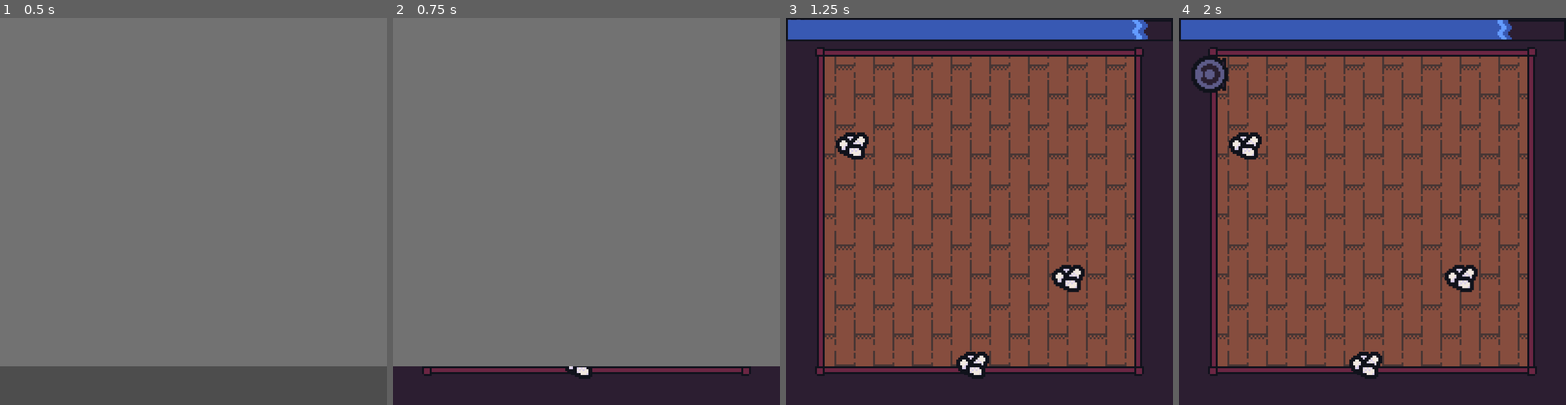
Above: before the commit, frames 1-4 (left to right).
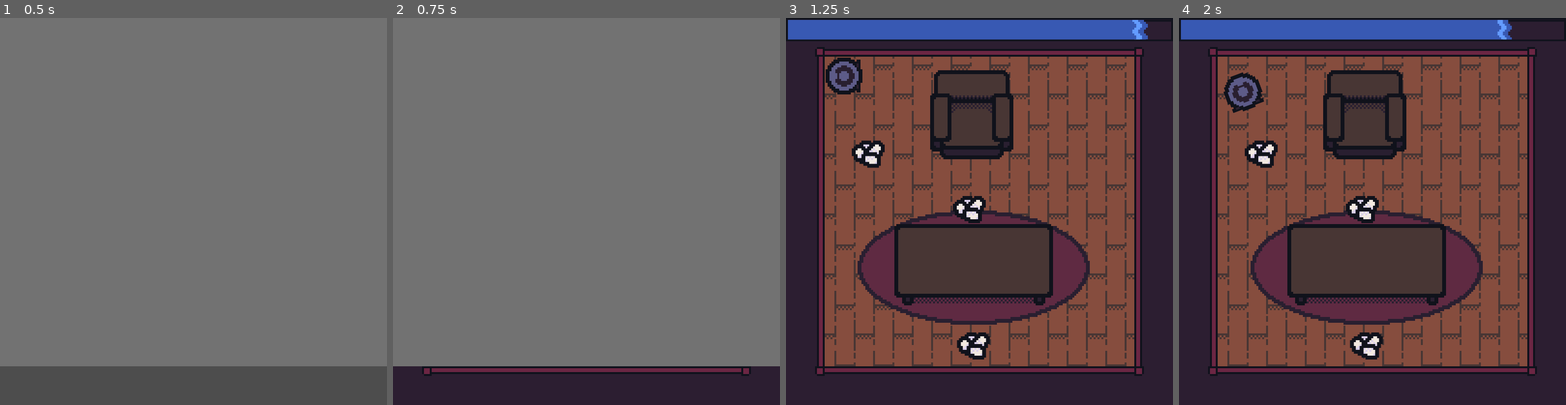
Above: after the commit, the same moments.

Repository: Loaf0/StocktonGameJam2025-2
Game: Godot game, scene res://gameplay/coreGameplay/Main.tscn
Same seed, same stepped clock (60 frames per second), same inputs: the game is played once before the commit and once after it. Sound files missing from this copy of the repository are replaced by a short silence.
Inputs (mouse positions are in pixels of both pictures, inside the frame that each line leads up to):
- Up to frame 1 (0.5 s): no input
- Up to frame 2 (0.75 s): move the mouse to (671, 192) at 0.52 s; press the mouse at (671, 192) at 0.53 s
- Up to frame 3 (1.25 s): no input
- Up to frame 4 (2 s): move the mouse to (1295, 230) at 1.27 s; release the mouse at (1295, 230) at 1.28 s; click (1295, 230) at 1.35 s

Frame 1 is identical in both runs. In frame 2, 0.1% of the frame differs, in the area x 44-52%, y 90-94%; in frame 3, 19%; in frame 4, 20%, in the area x 3-79%, y 9-94%.

Commit message:
updated roomba

Diff:
--- a/gameplay/minigames/email_typer.gd
+++ b/gameplay/minigames/email_typer.gd
@@ -39,7 +39,7 @@
 
 func start():
 	playing = true
-	num_letters_to_type = 2 + (2 * difficulty)
+	num_letters_to_type = 4 + (2 * difficulty)
 	label_email.bbcode_enabled = true
 	randomize()
 	var email : String = emails[randi() % emails.size()]
--- a/gameplay/minigames/oven.gd
+++ b/gameplay/minigames/oven.gd
@@ -30,7 +30,7 @@
 @onready var container_width : float = $CanvasLayer/ButtonContainer.size.x
 
 var times := [0.0, 1.5, 3.2]
-var bounce_speed := [1.2, 1.0, 1.5]
+var bounce_speed := [1.2, 1.0, .8]
 var active := [true, true, true]
 var perfect_ranges: Array = []
 
@@ -61,6 +61,7 @@
 	_setup_buttons()
 	timer.start(settings["time_limit"])
 	timer.time_up.connect(_on_time_up)
+	speed = 1 + ((speed - 1) / 3)
 
 
 func _fade_in_music():
--- a/gameplay/minigames/roomba.gd
+++ b/gameplay/minigames/roomba.gd
@@ -11,6 +11,10 @@
 
 @onready var roomba_sfx = preload("res://assets/minigames/Roomba/roomba.mp3")
 
+@onready var extra_boundry1 = $CanvasLayer/TableWithCarpet/StaticBody2D2/CollisionShape2D
+@onready var extra_boundry2 = $CanvasLayer/Lazyboy/StaticBody2D/CollisionShape2D
+
+
 var difficulty_settings = {
 	1: {"trash_count": 3, "time_limit": 10.0, "speed": 40.0},
 	2: {"trash_count": 4, "time_limit": 8.0, "speed": 55.0},
@@ -22,11 +26,16 @@
 var roomba_speed := 0.0
 var base_speed := 40.0
 var accelerating := false
-var bounds := Rect2(0, 0, 200, 200)
-var finished := false  # prevent double finish calls
+var turning := false
+var bounds := Rect2(30, 30, 140, 140)
+var finished := false
 
 const FADE_TIME = 1.0
-
+const PAUSE_AFTER_WALL = 0.1
+const TURN_SPEED = 6.0
+const TURN_DELAY = 0.2
+
+var obstacles: Array = []
 
 func start():
 	randomize()
@@ -36,15 +45,18 @@
 	base_speed = s["speed"]
 	accelerating = false
 
-	# Disconnect timer signal if already connected
 	if timer.is_connected("time_up", _on_time_up):
 		timer.disconnect("time_up", _on_time_up)
 	timer.time_up.connect(_on_time_up)
 
-	# Clean up any leftover trash from last round
 	for child in trash_container.get_children():
 		child.queue_free()
 
+	obstacles = [
+		_get_shape_rect(extra_boundry1),
+		_get_shape_rect(extra_boundry2)
+	]
+
 	_spawn_trash(s["trash_count"])
 	remaining_trash = s["trash_count"]
 
@@ -53,35 +65,43 @@
 
 
 func _spawn_trash(count: int):
-	for i in range(count):
+	var attempts = 0
+	while trash_container.get_child_count() < count and attempts < 500:
+		attempts += 1
+		var pos = Vector2(randf_range(bounds.position.x, bounds.end.x),
+						  randf_range(bounds.position.y, bounds.end.y))
+		var radius = 6.0
+		var valid = true
+
+		for rect in obstacles:
+			if rect.has_point(pos):
+				valid = false
+				break
+
+		if not valid:
+			continue
+
 		var t = Area2D.new()
 		var sprite = Sprite2D.new()
 		sprite.texture = preload("res://assets/minigames/Roomba/Trash.png")
 		var shape = CollisionShape2D.new()
 		shape.shape = CircleShape2D.new()
-		shape.shape.radius = 6
-
-		t.position = Vector2(randf_range(20, 180), randf_range(20, 180))
+		shape.shape.radius = radius
+
+		t.position = pos
 		t.add_child(sprite)
 		t.add_child(shape)
-
-		# Disconnect any old signal bindings before connecting
-		if t.is_connected("body_entered", _on_trash_collected):
-			t.disconnect("body_entered", _on_trash_collected)
 		t.body_entered.connect(_on_trash_collected.bind(t))
-
 		trash_container.add_child(t)
 
-
 func _input(event):
 	if finished:
 		return
 	if event is InputEventMouseButton and event.button_index == MOUSE_BUTTON_LEFT and event.pressed:
-		_spawn_wave(event.position)
-		roomba_target = event.position.clamp(bounds.position, bounds.end)
-		roomba_speed = base_speed
-		accelerating = true
-
+		var target = event.position.clamp(bounds.position, bounds.end)
+		_spawn_wave(target)
+		roomba_target = target
+		_redirect_to_target()
 
 func _spawn_wave(pos: Vector2):
 	var wave = Node2D.new()
@@ -106,16 +126,38 @@
 	tween.tween_property(mat, "shader_parameter/color:a", 0.0, 0.2)
 	tween.finished.connect(func(): wave.queue_free())
 
-
 func _process(delta):
 	if accelerating:
+		var old_pos = roomba.position
 		var dir = (roomba_target - roomba.position).normalized()
 		roomba.position += dir * roomba_speed * delta
 		roomba_speed += 40 * delta
+
+		var clamped = roomba.position.clamp(bounds.position, bounds.end)
+		if clamped != roomba.position:
+			roomba.position = clamped
+			await _pause_after_collision()
+			return
+
+		for rect in obstacles:
+			if rect.has_point(roomba.position):
+				roomba.position = old_pos
+				await _pause_after_collision()
+				return
+
 		if roomba.position.distance_to(roomba_target) < 4:
 			accelerating = false
-		roomba.position = roomba.position.clamp(bounds.position, bounds.end)
-
+
+
+func _pause_after_collision():
+	if finished:
+		return
+	accelerating = false
+	roomba_speed = 0.0
+	await get_tree().create_timer(PAUSE_AFTER_WALL).timeout
+	if not finished and roomba_target != roomba.position:
+		roomba_speed = base_speed
+		accelerating = true
 
 func _on_trash_collected(body: Node2D, trash: Area2D):
 	if finished:
@@ -167,3 +209,39 @@
 	tween.tween_property(music_player, "volume_db", -80.0, FADE_TIME)
 	await tween.finished
 	music_player.stop()
+
+
+func _redirect_to_target():
+	turning = false
+	accelerating = false
+	roomba_speed = 0.0
+
+	var desired_angle = (roomba_target - roomba.position).angle()
+	var angle_diff = angular_distance(roomba.rotation, desired_angle)
+	var duration = abs(angle_diff) / TURN_SPEED
+
+	var tween = create_tween()
+	tween.tween_property(roomba, "rotation", roomba.rotation + angle_diff, duration).set_trans(Tween.TRANS_CUBIC).set_ease(Tween.EASE_OUT)
+	await tween.finished
+
+	await get_tree().create_timer(TURN_DELAY).timeout
+	if not finished:
+		roomba_speed = base_speed
+		accelerating = true
+
+
+func angular_distance(from: float, to: float) -> float:
+	var diff = to - from
+	while diff > PI:
+		diff -= PI * 2
+	while diff <= -PI:
+		diff += PI * 2
+	return diff
+
+func _get_shape_rect(shape_node: CollisionShape2D) -> Rect2:
+	if shape_node.shape is RectangleShape2D:
+		var rect_shape: RectangleShape2D = shape_node.shape
+		var pos = shape_node.global_position - rect_shape.extents
+		return Rect2(pos, rect_shape.extents * 2)
+	else:
+		return Rect2()
--- a/gameplay/minigames/roomba.tscn
+++ b/gameplay/minigames/roomba.tscn
@@ -1,9 +1,11 @@
-[gd_scene load_steps=12 format=3 uid="uid://m3cob6b5boco"]
+[gd_scene load_steps=16 format=3 uid="uid://m3cob6b5boco"]
 
 [ext_resource type="Script" uid="uid://cr5vh7r3ven0m" path="res://gameplay/minigames/roomba.gd" id="1_fd4hn"]
 [ext_resource type="PackedScene" uid="uid://07ujs6uw6ish" path="res://gameplay/coreGameplay/MinigameTimer.tscn" id="1_vfir0"]
 [ext_resource type="Texture2D" uid="uid://d1vxu8pb2e1en" path="res://assets/minigames/Roomba/Background (2).png" id="2_0lrgr"]
 [ext_resource type="Texture2D" uid="uid://brhbu4cmscw3f" path="res://assets/minigames/Roomba/Roomba.png" id="3_p0vjo"]
+[ext_resource type="Texture2D" uid="uid://c0r64bmvv44tu" path="res://assets/minigames/Roomba/lazyboy.png" id="5_monc8"]
+[ext_resource type="Texture2D" uid="uid://bcidb5njuhpbk" path="res://assets/minigames/Roomba/Table with carpet.png" id="6_c3i6q"]
 
 [sub_resource type="AtlasTexture" id="AtlasTexture_4t27p"]
 atlas = ExtResource("2_0lrgr")
@@ -19,6 +21,12 @@
 "name": &"default",
 "speed": 5.0
 }]
+
+[sub_resource type="RectangleShape2D" id="RectangleShape2D_uxhkk"]
+size = Vector2(89, 47)
+
+[sub_resource type="RectangleShape2D" id="RectangleShape2D_3if0f"]
+size = Vector2(52, 53)
 
 [sub_resource type="CircleShape2D" id="CircleShape2D_fd4hn"]
 
@@ -51,11 +59,33 @@
 
 [node name="CanvasLayer" type="CanvasLayer" parent="."]
 
+[node name="TableWithCarpet" type="Sprite2D" parent="CanvasLayer"]
+position = Vector2(97, 129)
+texture = ExtResource("6_c3i6q")
+
+[node name="StaticBody2D2" type="StaticBody2D" parent="CanvasLayer/TableWithCarpet"]
+position = Vector2(-1, -69)
+
+[node name="CollisionShape2D" type="CollisionShape2D" parent="CanvasLayer/TableWithCarpet/StaticBody2D2"]
+position = Vector2(0.5, 64.5)
+shape = SubResource("RectangleShape2D_uxhkk")
+
+[node name="Lazyboy" type="Sprite2D" parent="CanvasLayer"]
+position = Vector2(96, 50)
+texture = ExtResource("5_monc8")
+
+[node name="StaticBody2D" type="StaticBody2D" parent="CanvasLayer/Lazyboy"]
+
+[node name="CollisionShape2D" type="CollisionShape2D" parent="CanvasLayer/Lazyboy/StaticBody2D"]
+position = Vector2(0, -4.5)
+shape = SubResource("RectangleShape2D_3if0f")
+
 [node name="TrashContainer" type="Node2D" parent="CanvasLayer"]
 
 [node name="WaveContainer" type="Node2D" parent="CanvasLayer"]
 
 [node name="Roomba" type="CharacterBody2D" parent="CanvasLayer"]
+position = Vector2(30, 30)
 
 [node name="Sprite2D" type="Sprite2D" parent="CanvasLayer/Roomba"]
 texture = ExtResource("3_p0vjo")
@@ -63,6 +93,8 @@
 [node name="CollisionShape2D" type="CollisionShape2D" parent="CanvasLayer/Roomba"]
 shape = SubResource("CircleShape2D_fd4hn")
 
+[node name="Props" type="Node2D" parent="CanvasLayer"]
+
 [node name="AnimationPlayer" type="AnimationPlayer" parent="."]
 libraries = {
 &"": SubResource("AnimationLibrary_un7j3")
--- a/settings.gd
+++ b/settings.gd
@@ -4,4 +4,4 @@
 var SOUND_EFFECTS_VOLUME_DB : float = 1
 
 func get_audio_speed_scale(current_speed):
-	return 1.0 + (current_speed - 1.0) / 8
+	return clampf(1.0 + (current_speed - 1.0) / 8, 1, 1.5)
Not shown, changed: assets/Fonts/ByteBounce.ttf.import
